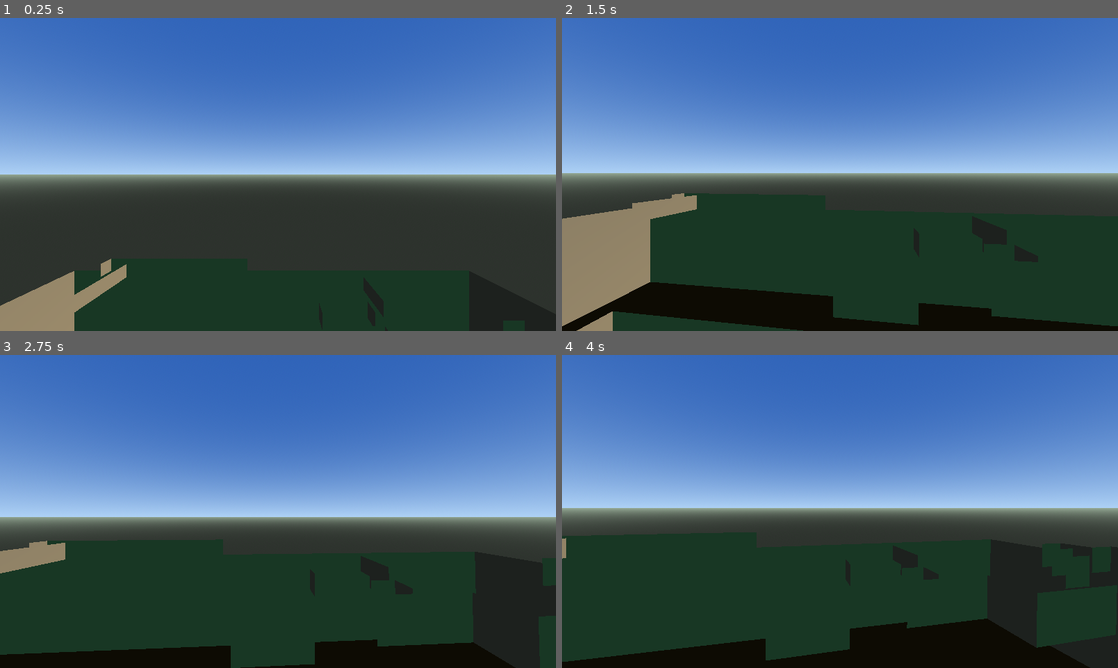
Above: before the commit, frames 1-4 (two rows, left to right).
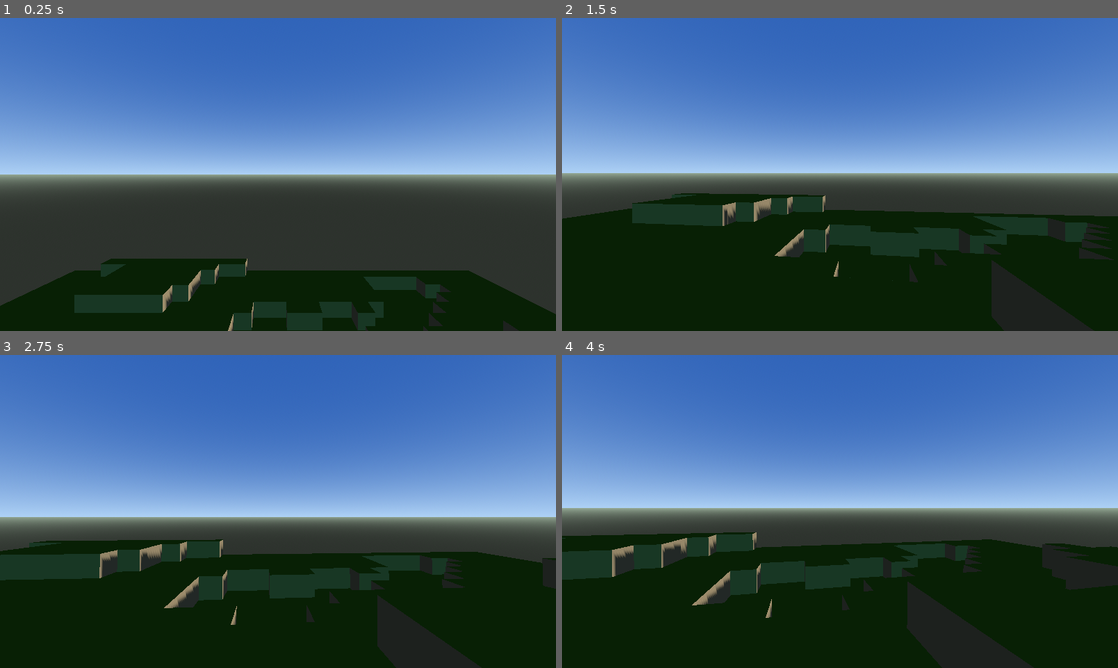
Above: after the commit, the same moments.

Repository: PrevolveCodes/minebreak-godot
Game: Godot game, scene res://scenes/main.tscn
Same seed, same stepped clock (60 frames per second), same inputs: the game is played once before the commit and once after it.
Inputs (mouse positions are in pixels of both pictures, inside the frame that each line leads up to):
- Up to frame 1 (0.25 s): no input
- Up to frame 2 (1.5 s): tap Enter at 0.5 s; move the mouse to (867, 174) at 0.52 s; hold W (move_forward) from 0.53 s (still down); tap Space (jump) at 0.77 s; move the mouse to (812, 174) at 1.27 s
- Up to frame 3 (2.75 s): keep holding W (move_forward); tap Space (jump) at 1.52, 2 s; move the mouse to (289, 505) at 2.02 s
- Up to frame 4 (4 s): keep holding W (move_forward); tap Enter at 2.75 s; move the mouse to (834, 517) at 2.77 s; tap Space (jump) at 3.02, 3.5, 3.77 s; move the mouse to (878, 514) at 3.52 s

The runs differ from the first frame. In frame 1, 15% of the frame differs, in the area x 0-100%, y 76-100%; in frame 2, 27%; in frame 3, 27%; in frame 4, 28%, in the area x 0-100%, y 56-100%.

Commit message:
Prevent voxel terrain faces from disappearing

Diff:
--- a/scripts/world.gd
+++ b/scripts/world.gd
@@ -87,6 +87,7 @@
 	var material := StandardMaterial3D.new()
 	material.vertex_color_use_as_albedo = true
 	material.roughness = 1.0
+	material.cull_mode = BaseMaterial3D.CULL_DISABLED
 	terrain_mesh.surface_set_material(0, material)
 
 	var terrain_body := StaticBody3D.new()
